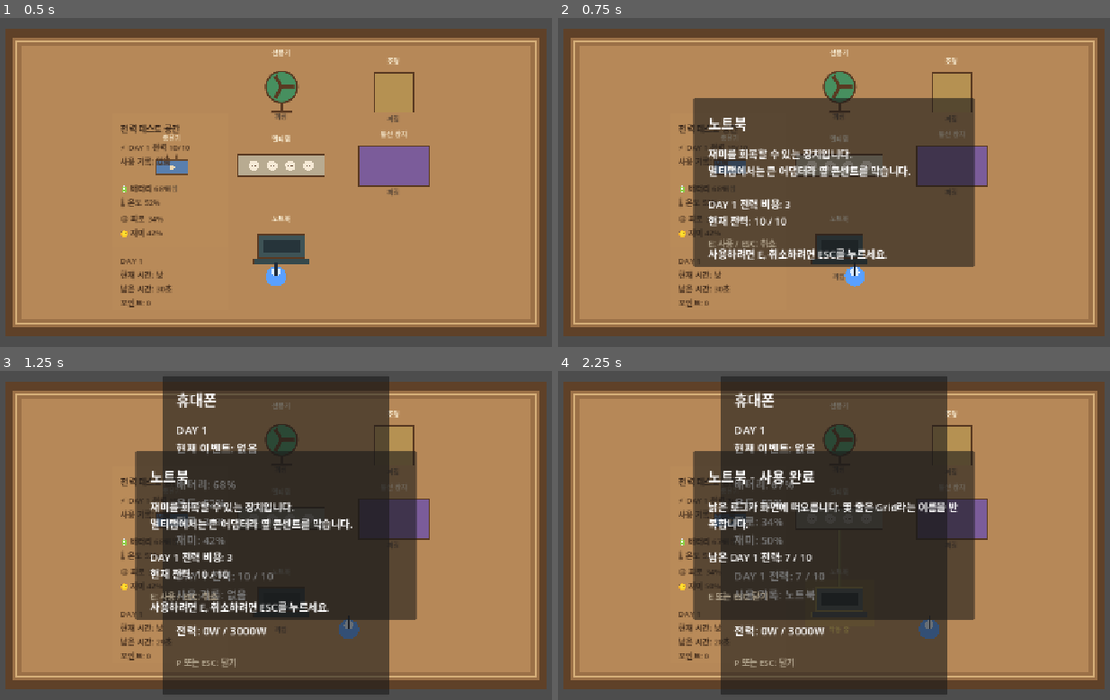
Above: before the commit, frames 1-4 (two rows, left to right).
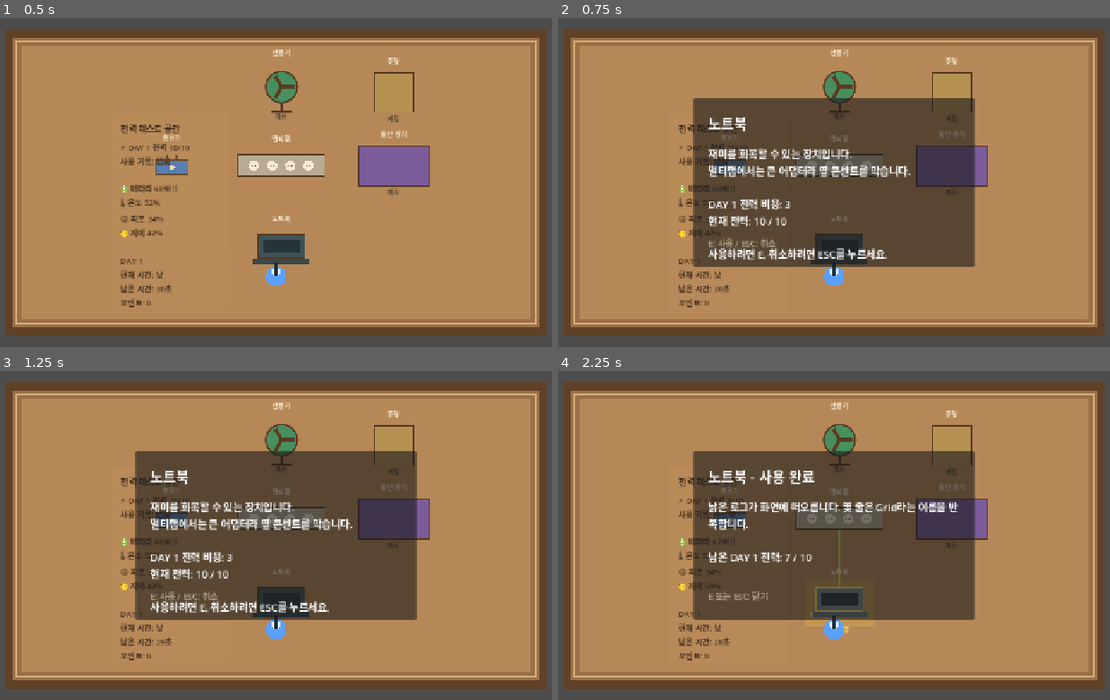
Above: after the commit, the same moments.

Repository: 2zedo/socket-game-prototype
Game: Godot game, scene res://scenes/Main.tscn
Two runs of this game, one before a commit and one after it. Both use one fixed random seed, a clock stepped at 60 frames per second and the inputs below.
Inputs (mouse positions are in pixels of both pictures, inside the frame that each line leads up to):
- Up to frame 1 (0.5 s): no input
- Up to frame 2 (0.75 s): tap Enter at 0.5 s; move the mouse to (994, 162) at 0.52 s; hold D (move_right) from 0.53 s (still down); hold E (interact) from 0.53 s (still down); click (994, 162) at 0.67 s
- Up to frame 3 (1.25 s): keep holding D (move_right); keep holding E (interact); tap Space at 0.77 s; tap P (phone_toggle) at 0.8 s
- Up to frame 4 (2.25 s): release D (move_right) at 1.25 s; release E (interact) at 1.25 s; drag from (690, 555) to (839, 519) at 1.27 s; tap Space at 2 s; move the mouse to (905, 446) at 2.02 s; hold D (move_right) from 2.03 s (still down); hold E (interact) from 2.03 s (still down)

Frame 1 is identical in both runs. In frame 2, 0.4% of the frame differs, in the area x 48-56%, y 74-82%; in frame 3, 37%; in frame 4, 37%, in the area x 29-71%, y 1-99%.

Commit message:
feat: align Godot interactions with top-down controls

Diff:
--- a/godot/scripts/Main.gd
+++ b/godot/scripts/Main.gd
@@ -35,6 +35,9 @@
 		return
 
 	if event.is_action_pressed("phone_toggle"):
+		if interaction_panel.visible:
+			get_viewport().set_input_as_handled()
+			return
 		if outlet_mode.visible:
 			get_viewport().set_input_as_handled()
 			return
@@ -46,7 +49,7 @@
 			return
 		if interaction_panel.visible:
 			if pending_interaction_data.is_empty():
-				interaction_panel.close()
+				_close_interaction_panel()
 			else:
 				_confirm_pending_day1_action()
 		else:
@@ -61,8 +64,7 @@
 			phone_ui.set_open(false, survival_state)
 			get_viewport().set_input_as_handled()
 		elif interaction_panel.visible:
-			pending_interaction_data = {}
-			interaction_panel.close()
+			_close_interaction_panel()
 			get_viewport().set_input_as_handled()
 
 
@@ -76,7 +78,7 @@
 
 func _on_interaction_requested(interactable: ApartmentInteractable) -> void:
 	if interaction_panel.visible:
-		interaction_panel.close()
+		_close_interaction_panel()
 		return
 
 	var data: Dictionary = interactable.get_interaction_data()
@@ -87,11 +89,11 @@
 	var day1_action_key: String = data.get("day1_action_key", "")
 	if day1_action_key != "":
 		pending_interaction_data = data
-		interaction_panel.open(data.get("title", "상호작용"), _build_interaction_body(data), "E: 사용 / ESC: 취소")
+		_open_interaction_panel(data.get("title", "상호작용"), _build_interaction_body(data), "E: 사용 / ESC: 취소")
 		return
 
 	var watts: int = data.get("watts", 0)
-	interaction_panel.open(data.get("title", "상호작용"), _build_interaction_body(data))
+	_open_interaction_panel(data.get("title", "상호작용"), _build_interaction_body(data))
 	survival_state.preview_power_use(watts)
 
 
@@ -122,7 +124,20 @@
 	var prefix := "사용 완료" if bool(result.get("success", false)) else "사용 불가"
 
 	pending_interaction_data = {}
-	interaction_panel.open("%s - %s" % [title, prefix], str(result.get("message", "")), "E 또는 ESC: 닫기")
+	_open_interaction_panel("%s - %s" % [title, prefix], str(result.get("message", "")), "E 또는 ESC: 닫기")
+
+
+func _open_interaction_panel(title: String, body: String, footer_text: String = "E 또는 ESC: 닫기") -> void:
+	# Exploration is keyboard-driven, so modal interaction text pauses Yui until
+	# the player confirms or cancels the nearby object's action.
+	apartment.set_player_movement_enabled(false)
+	interaction_panel.open(title, body, footer_text)
+
+
+func _close_interaction_panel() -> void:
+	pending_interaction_data = {}
+	interaction_panel.close()
+	apartment.set_player_movement_enabled(true)
 
 
 func _refresh_survival_ui() -> void:
@@ -142,7 +157,7 @@
 
 
 func _open_outlet_mode() -> void:
-	interaction_panel.close()
+	_close_interaction_panel()
 	phone_ui.set_open(false, survival_state)
 	apartment.set_player_movement_enabled(false)
 	outlet_mode.open(survival_state)
@@ -169,7 +184,7 @@
 		outlet_mode.close()
 
 	phone_ui.set_open(false, survival_state)
-	interaction_panel.close()
+	_close_interaction_panel()
 	apartment.set_player_movement_enabled(false)
 	day_result_panel.open(result)
 
Not shown, changed: docs/GODOT_DAY1_MVP_PLAN.md
Not shown, changed: docs/PROJECT_STATUS.md
